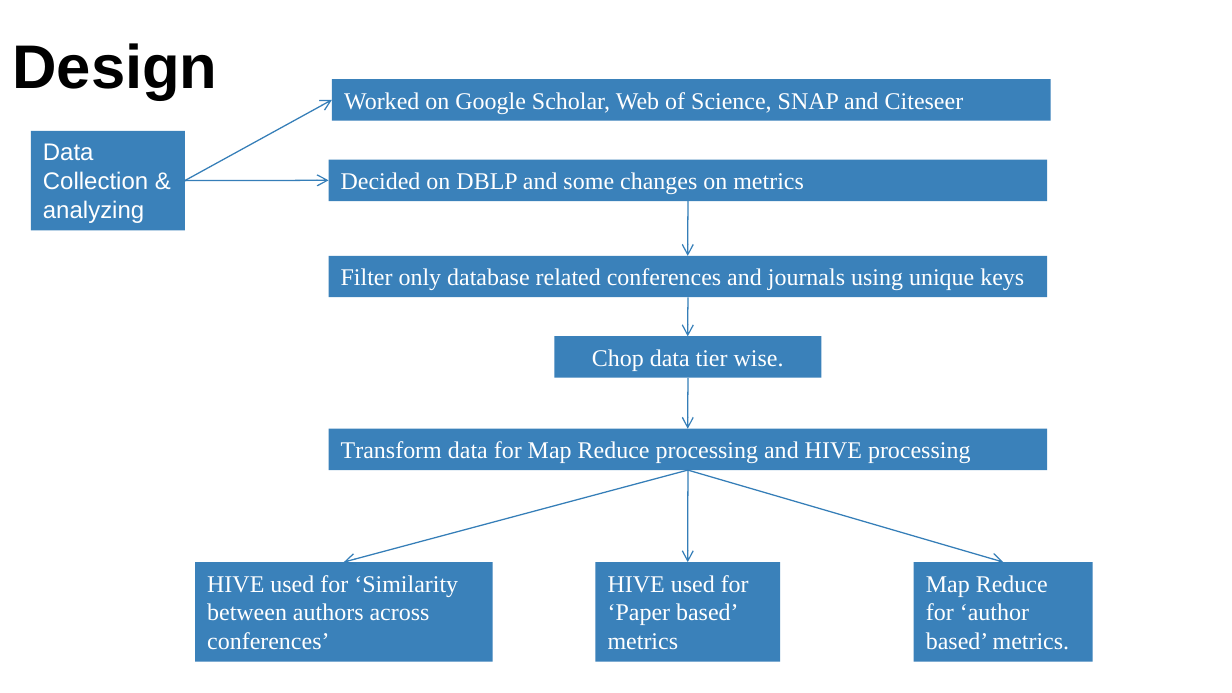
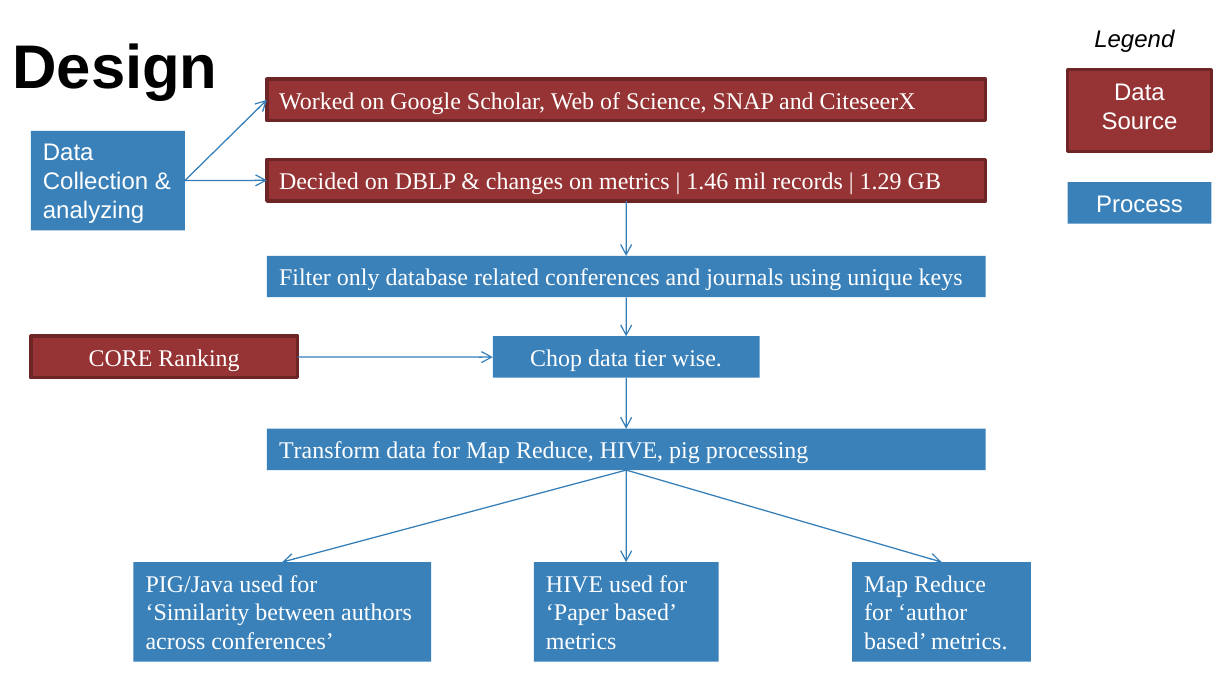
Before and after one commit to ag3859/RTBDProject, a slide deck: slide 5 of RTBD.pptx (slide 6 before the commit). Drawn at 1232x693 pixels with LibreOffice and Linux fonts; fonts in the diff are those of the drawing. Boxes give left, top, right and bottom in pixels: in the first picture for what was removed or moved away, otherwise in the second. Text is boxed around its words. In the diff, an @@ line names an element or a change of style, - is before the commit and + after.

Commit message:
updated ppt

```diff
--- a/RTBD.pptx
+++ b/RTBD.pptx
@@ text added at box(1094, 29, 1174, 52), 14 pt, text #000000, italic @@
+Legend
@@ rectangle "Worked on Google Scholar, Web ...": place and size @@
-rectangle "Worked on Google Scholar, Web ..." at box(331, 79, 1050, 121)
+rectangle "Worked on Google Scholar, Web ..." at box(267, 79, 986, 121)
@@ rectangle "Worked on Google Scholar, Web ..." at box(267, 79, 986, 121): fill #3A81BA to #963334; outline none to #6F2626 2 pt @@
@@ rectangle added at box(1068, 69, 1212, 152), fill #963334, outline #6F2626 2 pt @@
@@ text added at box(1102, 83, 1178, 130), 14 pt, text #FFFFFF @@
+Data Source
@@ arrow moved from (185, 181) - (331, 100) to (185, 181) - (267, 100) @@
@@ text in rectangle at box(279, 92, 916, 114): text changed @@
-Worked on Google Scholar, Web of Science, SNAP and Citeseer
+Worked on Google Scholar, Web of Science, SNAP and CiteseerX
@@ 7 rectangles, 6 arrows: place and size @@
-7 rectangles, 6 arrows at box(195, 160, 1093, 662)
+7 rectangles, 6 arrows at box(133, 160, 1031, 662)
@@ rectangle "Decided on DBLP & changes ..." at box(267, 160, 986, 202): fill #3A81BA to #963334; outline none to #6F2626 2 pt @@
@@ text in rectangle at box(279, 172, 941, 194): text changed @@
-Decided on DBLP and some changes on metrics
+Decided on DBLP & changes on metrics | 1.46 mil records | 1.29 GB
@@ arrow moved from (185, 181) - (329, 180) to (185, 181) - (267, 180) @@
@@ rectangle added at box(1068, 182, 1212, 224), fill #3A81BA, 14 pt, text #FFFFFF @@
+Process
@@ rectangle added at box(31, 336, 298, 378), fill #963334, outline #6F2626 2 pt, 14 pt, text #FFFFFF @@
+CORE Ranking
@@ arrow added from (298, 357) to (493, 357), #367EB9 0.75 pt @@
@@ text in rectangle at box(279, 441, 809, 463): text changed @@
-Transform data for Map Reduce processing and HIVE processing
+Transform data for Map Reduce, HIVE, pig processing
@@ text in rectangle at box(146, 575, 412, 650): text changed @@
-HIVE used for ‘Similarity between authors across conferences’
+PIG/Java used for ‘Similarity between authors across conferences’
```
Also in this commit, not shown: 5 other slides changed, 4 other files.
